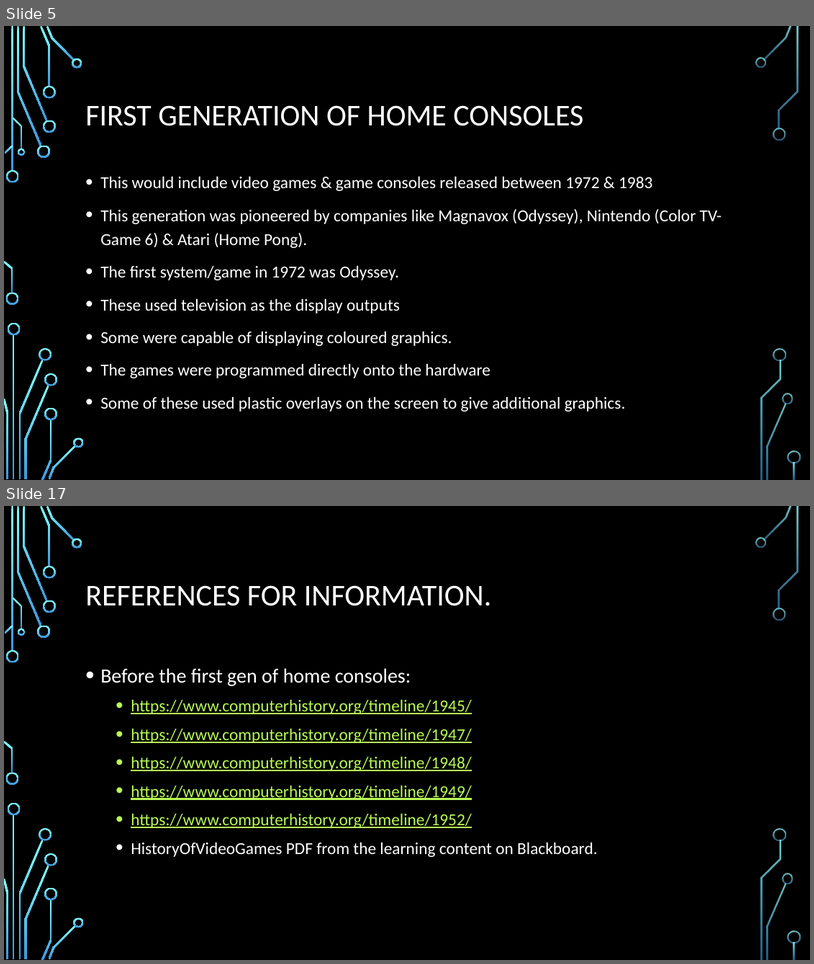
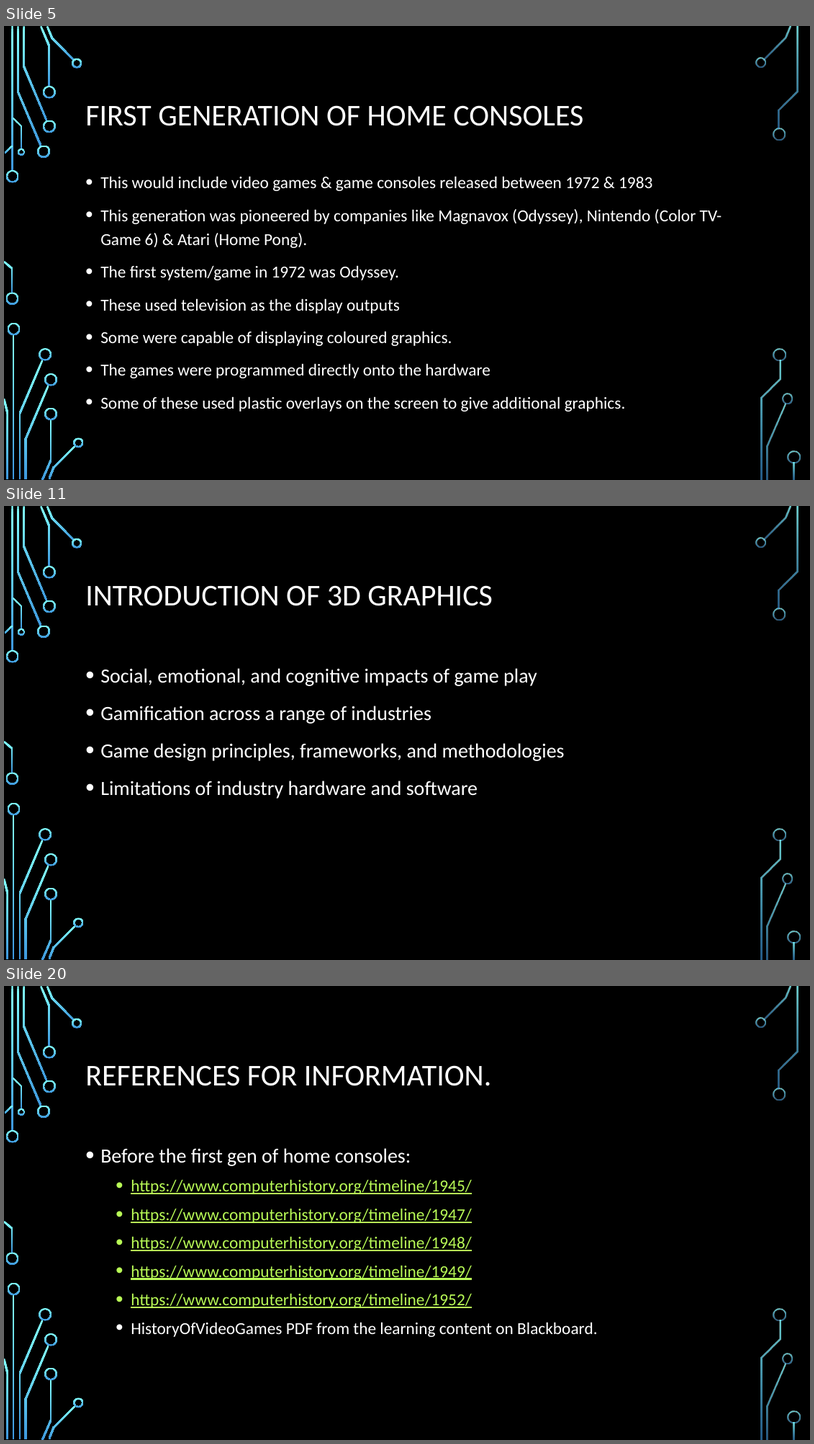
Before and after one commit to Stampard0/Assessments, a slide deck: Informational Technology (Game Design)/Part 1 Redo/Cluster - Introduction to Game Design/AT04/AT04 Video Game History By Richard Pountney.pptx. Shown one above the other, each under a label of ours: slides 5 and 17 before the commit, slides 5, 11 and 20 after it; the slides between them are not shown. The pictures are 814x964 and 814x1444 pixels, drawn with LibreOffice and Linux fonts; fonts in the diff are those of the drawing; background and template pictures are left out. Boxes give left, top, right and bottom in pixels: in the first picture for what was removed or moved away, otherwise in the second. Text is boxed around its words. In the diff, an @@ line names an element or a change of style, - is before the commit and + after.

```diff
--- a/Informational Technology (Game Design)/Part 1 Redo/Cluster - Introduction to Game Design/AT04/AT04 Video Game History By Richard Pountney.pptx
+++ b/Informational Technology (Game Design)/Part 1 Redo/Cluster - Introduction to Game Design/AT04/AT04 Video Game History By Richard Pountney.pptx
@@ slide 11 added at [4,506,810,960], background picture (left out); not listed: 36 template elements that a slide beside it also shows @@
@@ title added at [85,585,493,606], 36 pt, text #FFFFFF @@
+INTRODUCTION OF 3D GRAPHICS
@@ text added at [100,668,565,798], 24 pt, text #FFFFFF @@
+• Social, emotional, and cognitive impacts of game play
+• Gamification across a range of industries
+• Game design principles, frameworks, and methodologies
+• Limitations of industry hardware and software
@@ what was slide 17 is now slide 20 @@
```
Also in this commit, not shown: 5 slides changed, 8 other slides added, 6 slides removed.
